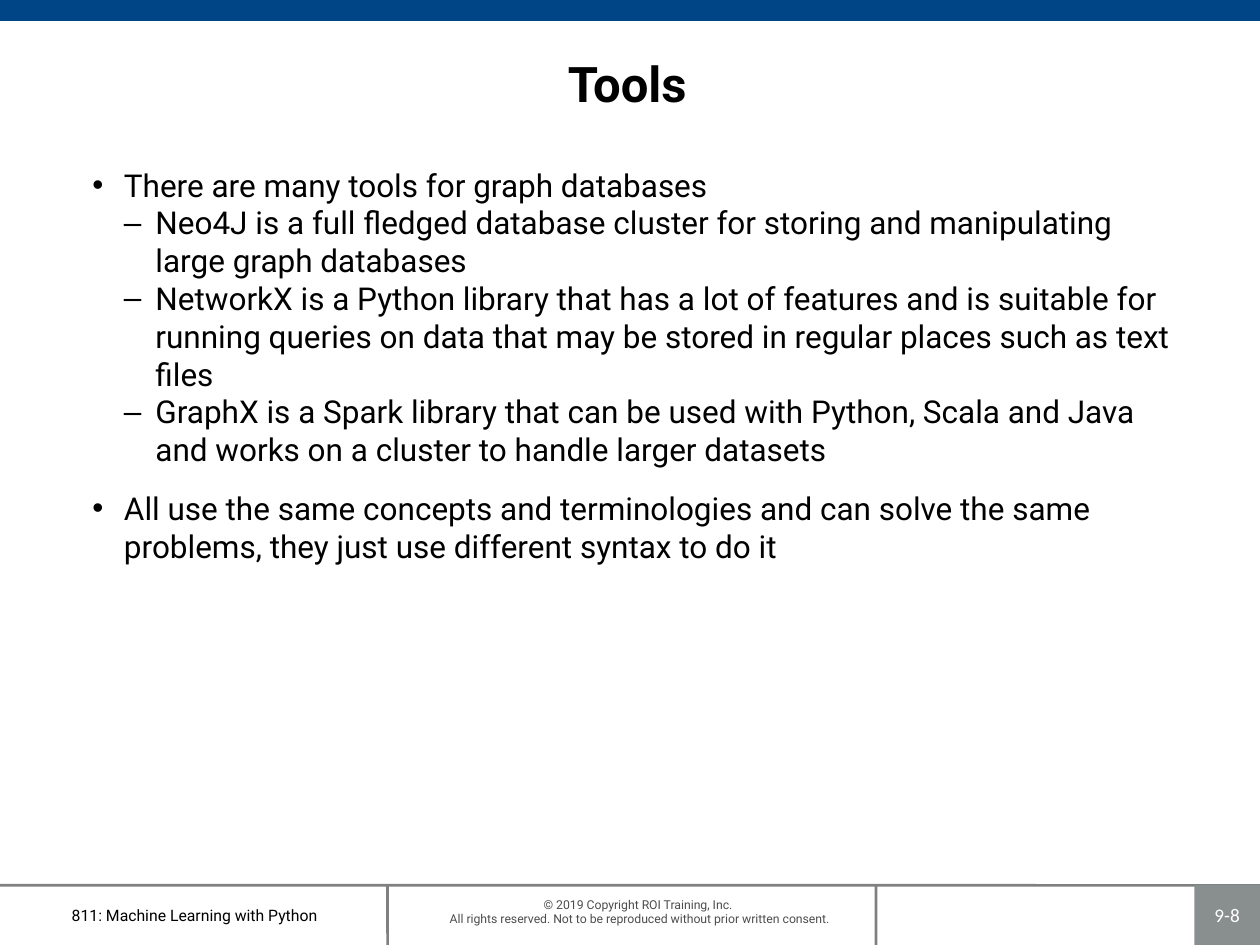
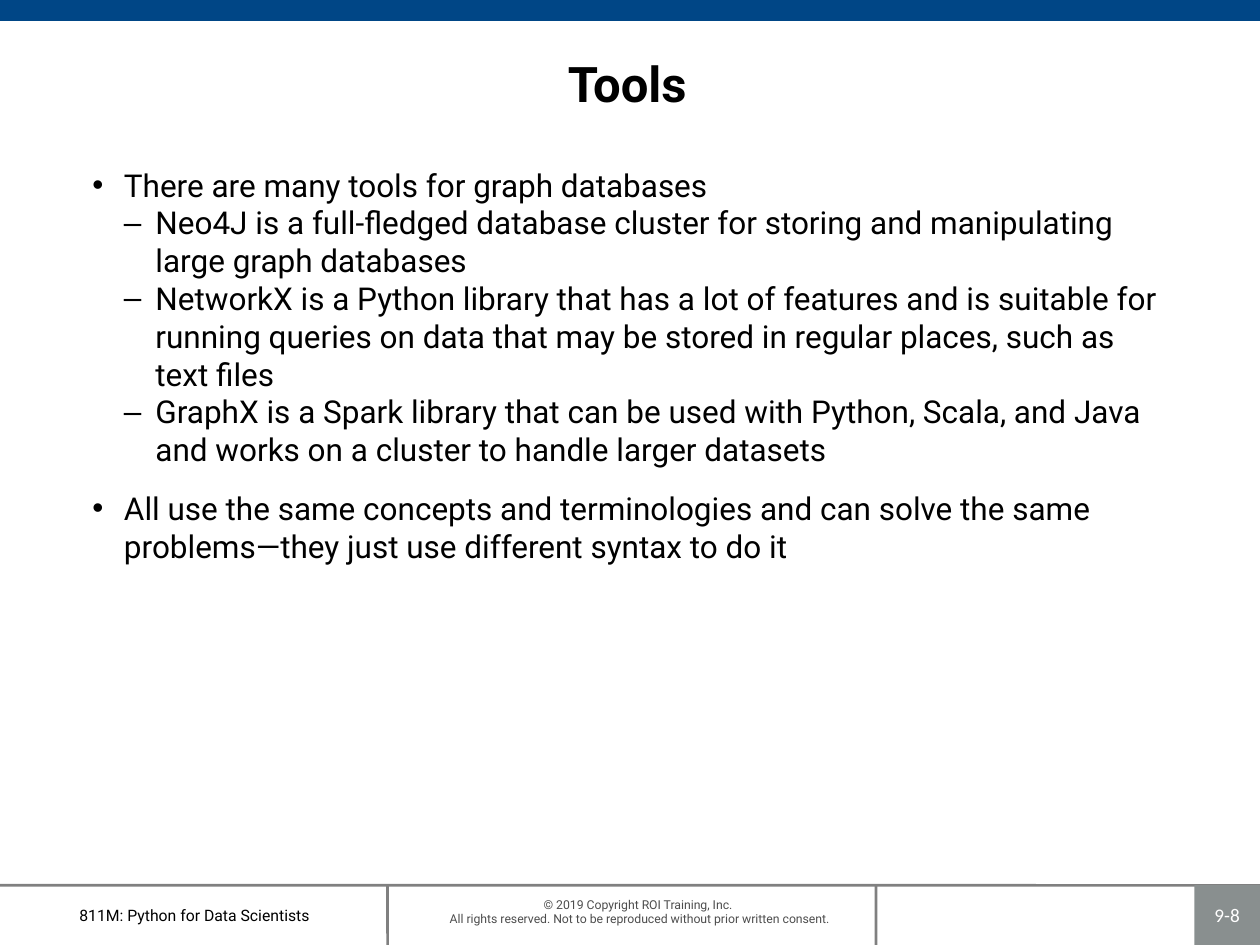
Before and after one commit to roitraining/PythonML, a slide deck: slide 8 of 811M-Ch09_GraphDatabase.pptx. Drawn at 1260x945 pixels with LibreOffice and Linux fonts; fonts in the diff are those of the drawing; background and template pictures are left out. Boxes give left, top, right and bottom in pixels: in the first picture for what was removed or moved away, otherwise in the second. Text is boxed around its words. In the diff, an @@ line names an element or a change of style, - is before the commit and + after.

```diff
--- a/811M-Ch09_GraphDatabase.pptx
+++ b/811M-Ch09_GraphDatabase.pptx
@@ text at bbox=[124, 210, 1157, 565]: text changed @@
-  – Neo4J is a full fledged database cluster for storing and manipulating large graph databases
-  – NetworkX is a Python library that has a lot of features and is suitable for running queries on data that may be stored in regular places such as text files
-  – GraphX is a Spark library that can be used with Python, Scala and Java and works on a cluster to handle larger datasets
-• All use the same concepts and terminologies and can solve the same problems, they just use different syntax to do it
+  – Neo4J is a full-fledged database cluster for storing and manipulating large graph databases
+  – NetworkX is a Python library that has a lot of features and is suitable for running queries on data that may be stored in regular places, such as text files
+  – GraphX is a Spark library that can be used with Python, Scala, and Java and works on a cluster to handle larger datasets
+• All use the same concepts and terminologies and can solve the same problems—they just use different syntax to do it
@@ text at bbox=[79, 909, 310, 925]: text changed @@
-811: Machine Learning with Python
+811M: Python for Data Scientists
```
Also in this commit, not shown: 14 other slides changed, 15 other files.
